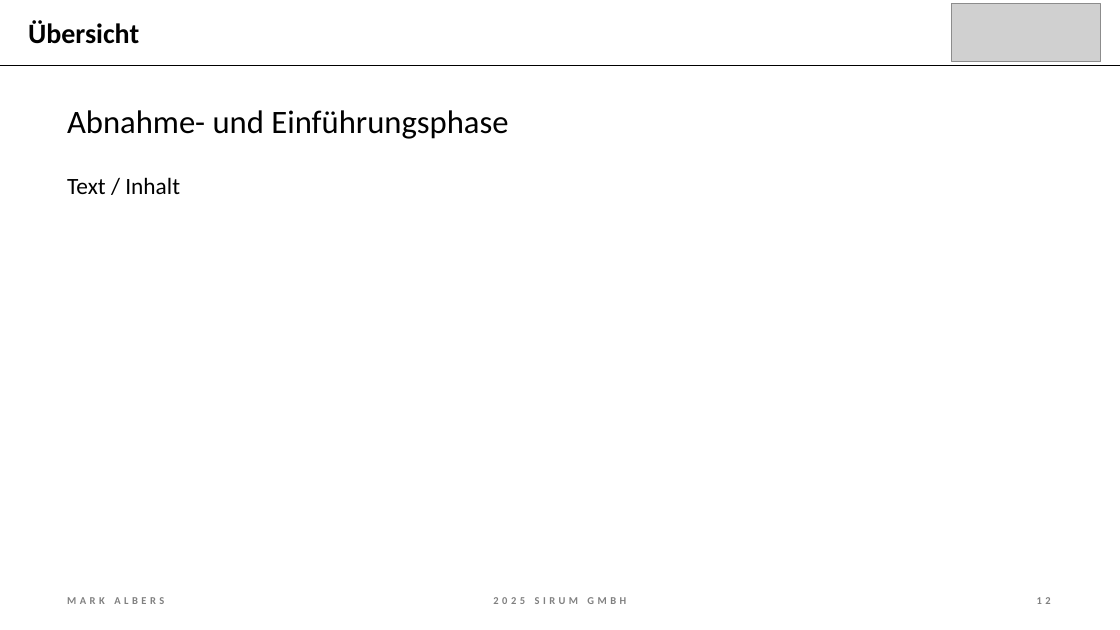
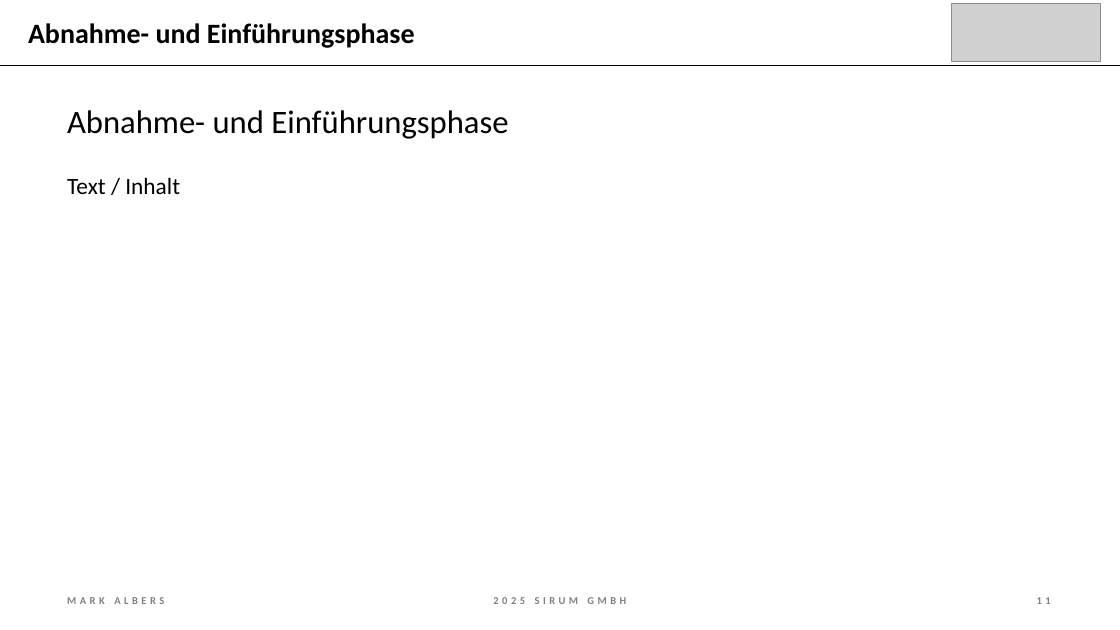
Before and after one commit to mork02/IHK-Projekt, a slide deck: slide 11 of Präsentation/Entwicklung eines Odoo-Moduls zur ZIP-komprimierten Dateiverwaltung im Dokumentenmanagementsystem.pptx (slide 12 before the commit). Drawn at 1120x630 pixels with LibreOffice and Linux fonts; fonts in the diff are those of the drawing; grey boxes stand for pictures. Boxes give left, top, right and bottom in pixels: in the first picture for what was removed or moved away, otherwise in the second. Text is boxed around its words. In the diff, an @@ line names an element or a change of style, - is before the commit and + after.

```diff
--- a/Präsentation/Entwicklung eines Odoo-Moduls zur ZIP-komprimierten Dateiverwaltung im Dokumentenmanagementsystem.pptx
+++ b/Präsentation/Entwicklung eines Odoo-Moduls zur ZIP-komprimierten Dateiverwaltung im Dokumentenmanagementsystem.pptx
@@ title at (28,23,415,48): text changed @@
-Übersicht
+Abnahme- und Einführungsphase
```
Also in this commit, not shown: 9 other slides changed, 1 slide added, 1 slide removed, 1 other file.
